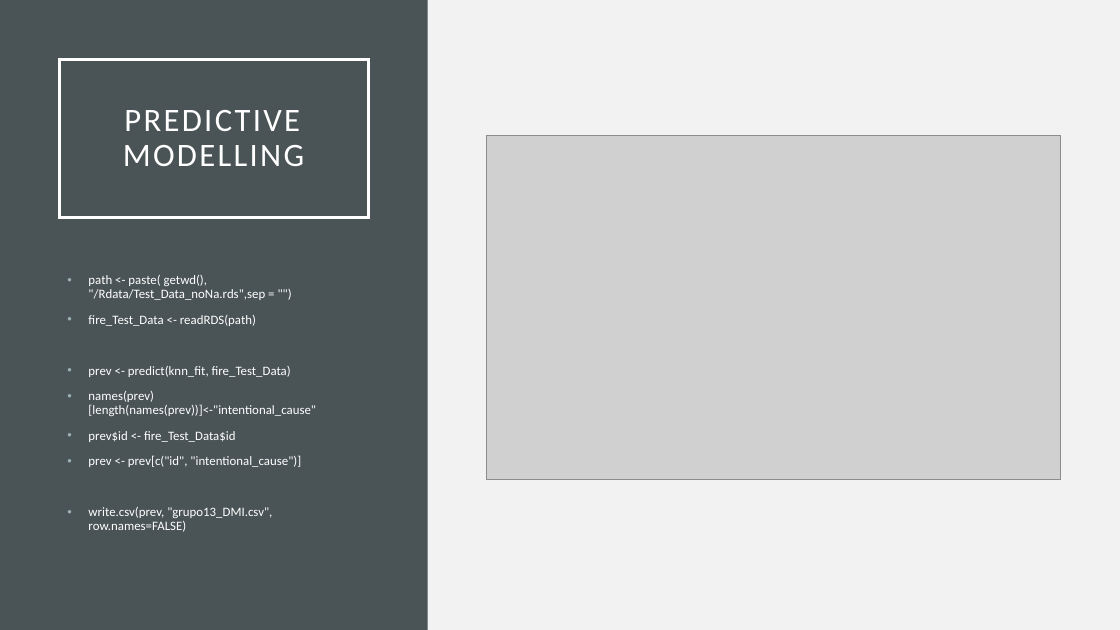
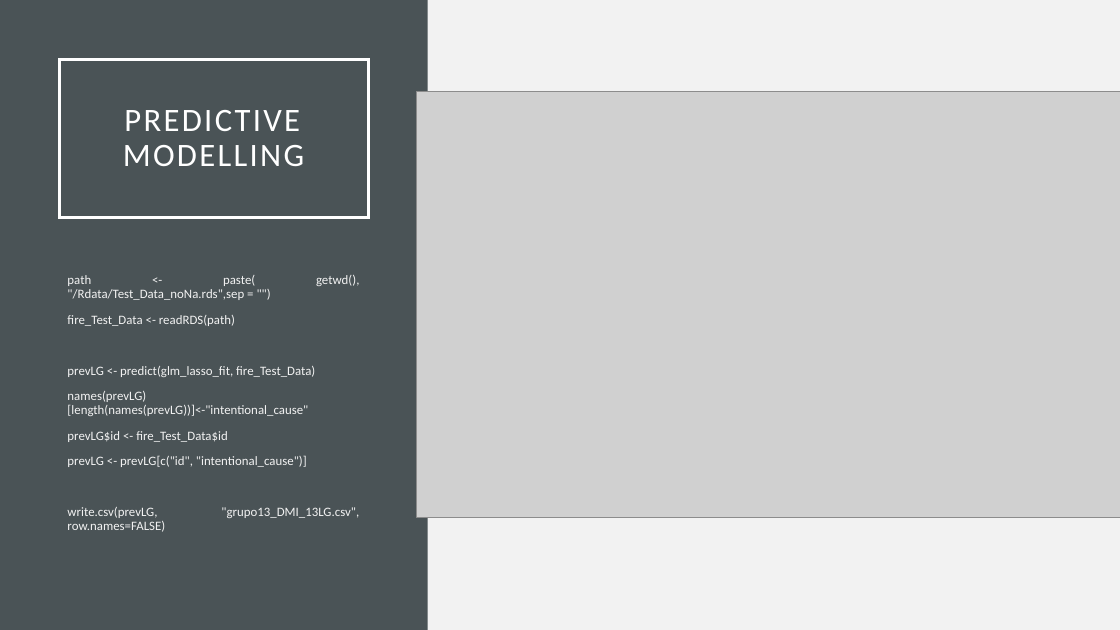
Before and after one commit to wesdpre/DM_2022_2023_proj, a slide deck: slide 12 of presentation/DMI_presentattion.pptx (slide 11 before the commit). Drawn at 1120x630 pixels with LibreOffice and Linux fonts; fonts in the diff are those of the drawing; grey boxes stand for pictures. Boxes give left, top, right and bottom in pixels: in the first picture for what was removed or moved away, otherwise in the second. Text is boxed around its words. In the diff, an @@ line names an element or a change of style, - is before the commit and + after.

```diff
--- a/presentation/DMI_presentattion.pptx
+++ b/presentation/DMI_presentattion.pptx
@@ picture: place and size @@
-picture at box(486, 135, 1061, 480)
+picture at box(417, 92, 1120, 518)
@@ text at box(67, 275, 255, 326): text colour #FFFFFF to #F2F2F2 in "path <- paste( getwd(), "/Rdata/Test_Data_noNa.rds",sep = "" ...", "fire_Test_Data <- readRDS(path)"; alignment left to justified; bullet • to none @@
@@ text at box(67, 366, 359, 518): text changed; text colour #FFFFFF to #F2F2F2 @@
-• prev <- predict(knn_fit, fire_Test_Data)
-• names(prev)[length(names(prev))]<-"intentional_cause"
-• prev$id <- fire_Test_Data$id
-• prev <- prev[c("id", "intentional_cause")]
-• write.csv(prev, "grupo13_DMI.csv", row.names=FALSE)
+prevLG <- predict(glm_lasso_fit, fire_Test_Data)
+names(prevLG)[length(names(prevLG))]<-"intentional_cause"
+prevLG$id <- fire_Test_Data$id
+prevLG <- prevLG[c("id", "intentional_cause")]
+write.csv(prevLG, "grupo13_DMI_13LG.csv", row.names=FALSE)
```
Also in this commit, not shown: 1 other slide changed, 1 slide added, 8 other files.
